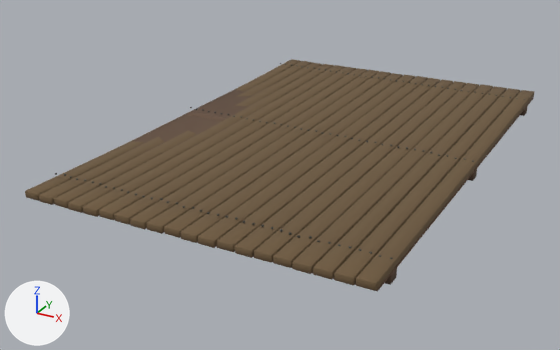
The glTF model game/assets/models/environment/dock_deck_4m.glb as it was, and as the next commit left it.
Both versions are drawn from a 50 mm camera at (3.96, -8.23, 3.4) aimed at (-0.35, -0.39, -0.51). The axes (+X, +Y, +Z) are drawn at lower left. The lights are the same throughout. The older version comes first. Where no turn or scale is listed for an object, it has been applied to the vertices.

In view in the first picture: 'Dock_Deck_4m_Planks', 'Dock_Deck_4m_Stringers', 'Dock_Deck_4m_Underlay' and 1 more.
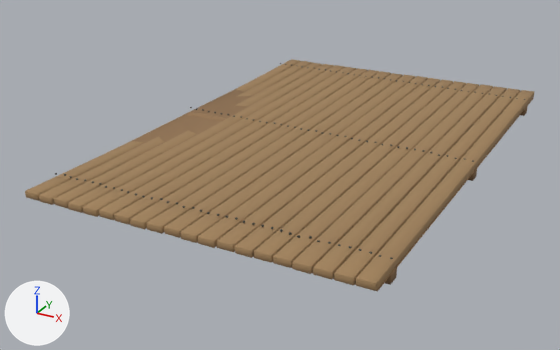
Pixel boxes [x1, y1, x2, y2] of what changed, in the pictures (560 x 350 px):
'Dock_Deck_4m_Planks', surface changed (lighter): [25, 59, 534, 291] in both
'Dock_Deck_4m_Underlay', surface changed: [113, 83, 534, 291] in both
'Dock_Deck_4m_Stringers', surface changed: [187, 107, 527, 285] in both

What changed in the scene script:
```text
Change mat_mat_env_wood_deck:
    where n2 = _N.new('ShaderNodeMix'); n2.name = 'Mix'
    n2.inputs[7].default_value: (0.254, 0.168, 0.0887, 1.0) -> (0.584, 0.376, 0.195, 1.0)  # 'B', brown #8a7254 -> 'B', brown #c9a57a
Change mat_mat_env_wood_dark:
    where n2 = _N.new('ShaderNodeMix'); n2.name = 'Mix'
    n2.inputs[7].default_value: (0.144, 0.0844, 0.0513, 1.0) -> (0.332, 0.195, 0.0908, 1.0)  # 'B', brown #6a5240 -> 'B', brown #9c7a55
```
